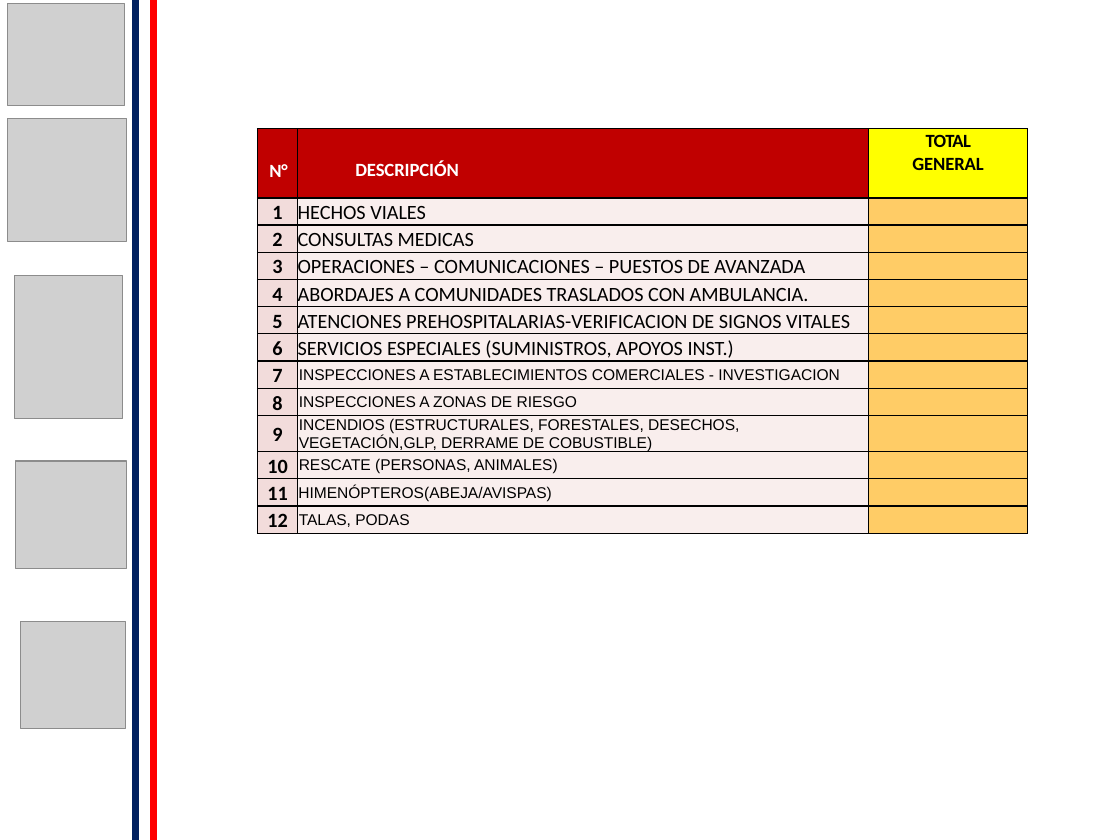
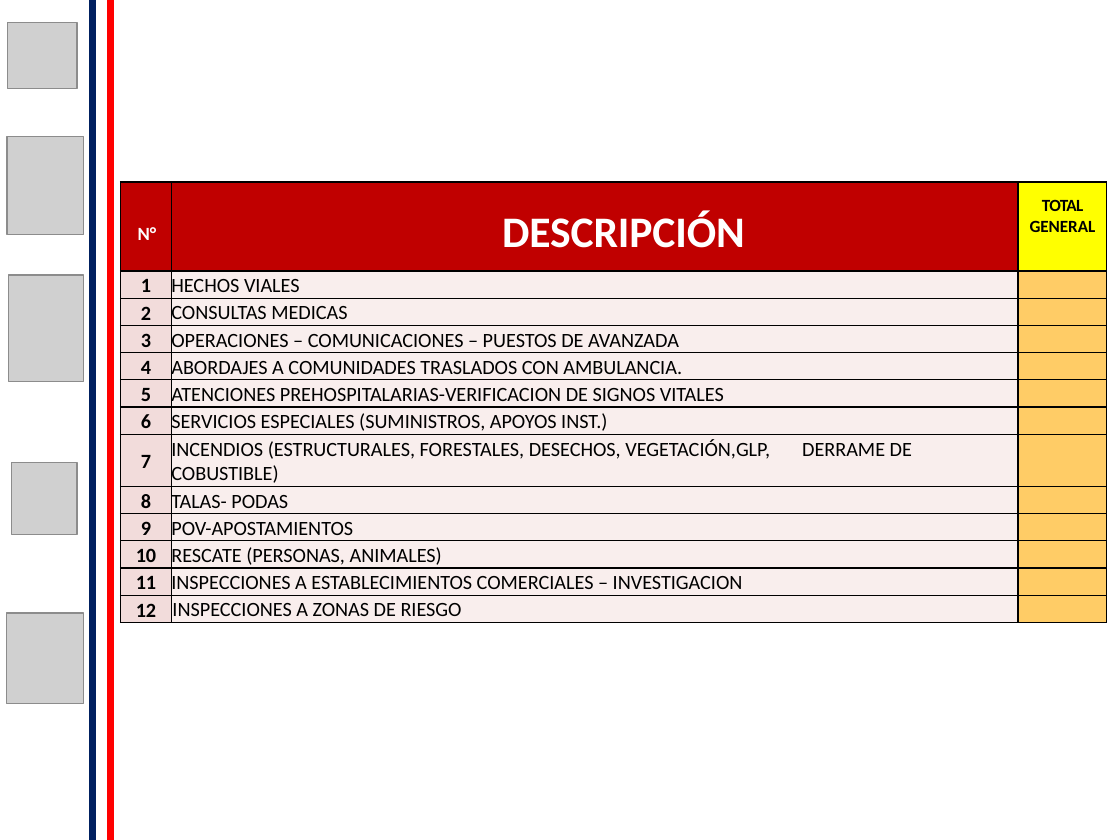
Before and after one commit to SalaSituacional/bomberos_production, a slide deck: slide 1 of staticfiles/assets/reporte_diarias_alcalde.pptx. Drawn at 1120x840 pixels with LibreOffice and Linux fonts; fonts in the diff are those of the drawing; grey boxes stand for pictures; background and template pictures are left out. Boxes give left, top, right and bottom in pixels: in the first picture for what was removed or moved away, otherwise in the second. Text is boxed around its words. In the diff, an @@ line names an element or a change of style, - is before the commit and + after.

```diff
--- a/staticfiles/assets/reporte_diarias_alcalde.pptx
+++ b/staticfiles/assets/reporte_diarias_alcalde.pptx
@@ picture resized from (x1=8, y1=3, x2=125, y2=105) to (x1=8, y1=22, x2=77, y2=88) @@
@@ line moved from (136, 840) - (136, 0) to (93, 840) - (93, 0) @@
@@ line moved from (153, 840) - (153, 0) to (110, 840) - (110, 0) @@
@@ picture resized from (x1=8, y1=119, x2=127, y2=242) to (x1=7, y1=137, x2=83, y2=234) @@
@@ table at (x1=121, y1=181, x2=1107, y2=627) @@
-row 8, column 2: INSPECCIONES A ESTABLECIMIENTOS COMERCIALES - INVESTIGACION
+row 8, column 2: INCENDIOS (ESTRUCTURALES, FORESTALES, DESECHOS, VEGETACIÓN,GLP, DERRAME DE COBUSTIBLE)
-row 9, column 2: INSPECCIONES A ZONAS DE RIESGO
+row 9, column 2: TALAS- PODAS
-row 10, column 2: INCENDIOS (ESTRUCTURALES, FORESTALES, DESECHOS, VEGETACIÓN,GLP, DERRAME DE COBUSTIBLE)
+row 10, column 2: POV-APOSTAMIENTOS
-row 12, column 2: HIMENÓPTEROS(ABEJA/AVISPAS)
+row 12, column 2: INSPECCIONES A ESTABLECIMIENTOS COMERCIALES – INVESTIGACION
-row 13, column 2: TALAS, PODAS
+row 13, column 2: INSPECCIONES A ZONAS DE RIESGO
@@ size 12 to 28 pt in "DESCRIPCIÓN" @@
@@ size 12 to 11 pt in "TOTAL", "GENERAL" @@
@@ size 10 to 13 pt, font Arial to Calibri in "RESCATE (PERSONAS, ANIMALES)" @@
@@ alignment left to centre @@
@@ more space between paragraphs @@
@@ table resized from (x1=258, y1=129, x2=1028, y2=603) to (x1=121, y1=181, x2=1107, y2=627) @@
@@ picture resized from (x1=15, y1=276, x2=123, y2=419) to (x1=9, y1=276, x2=84, y2=382) @@
@@ picture resized from (x1=16, y1=461, x2=127, y2=569) to (x1=12, y1=463, x2=77, y2=534) @@
@@ picture resized from (x1=20, y1=622, x2=125, y2=729) to (x1=7, y1=613, x2=84, y2=703) @@
```
Also in this commit, not shown: 9 other files.
